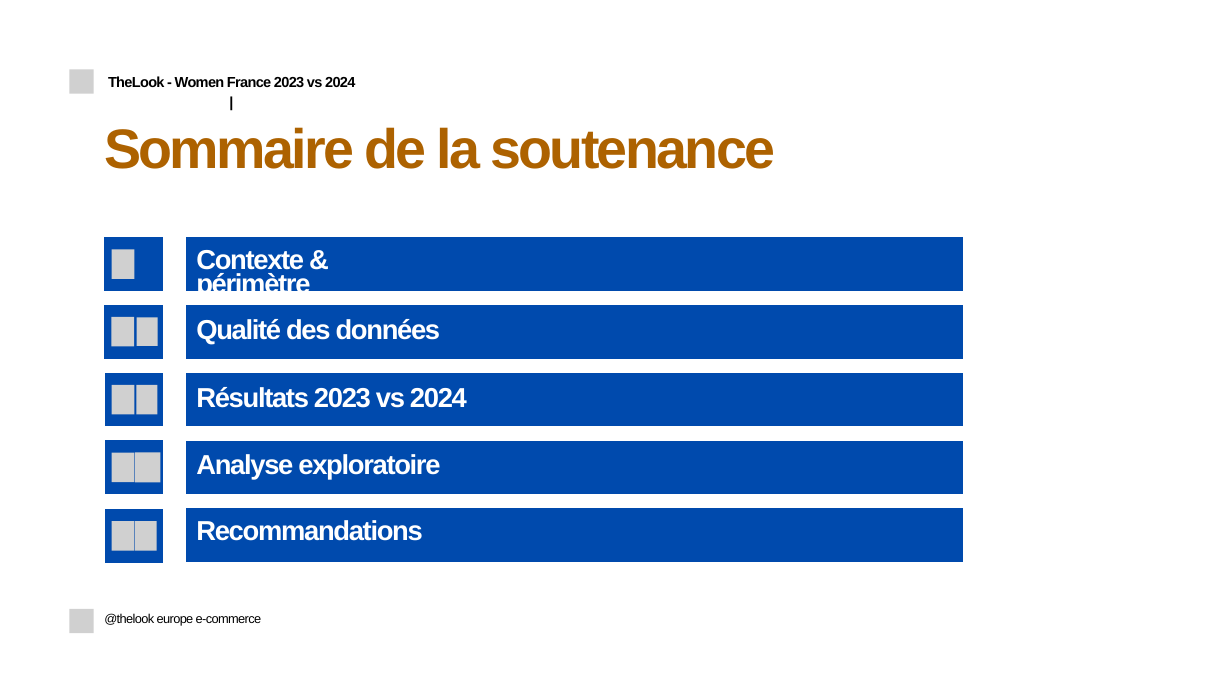
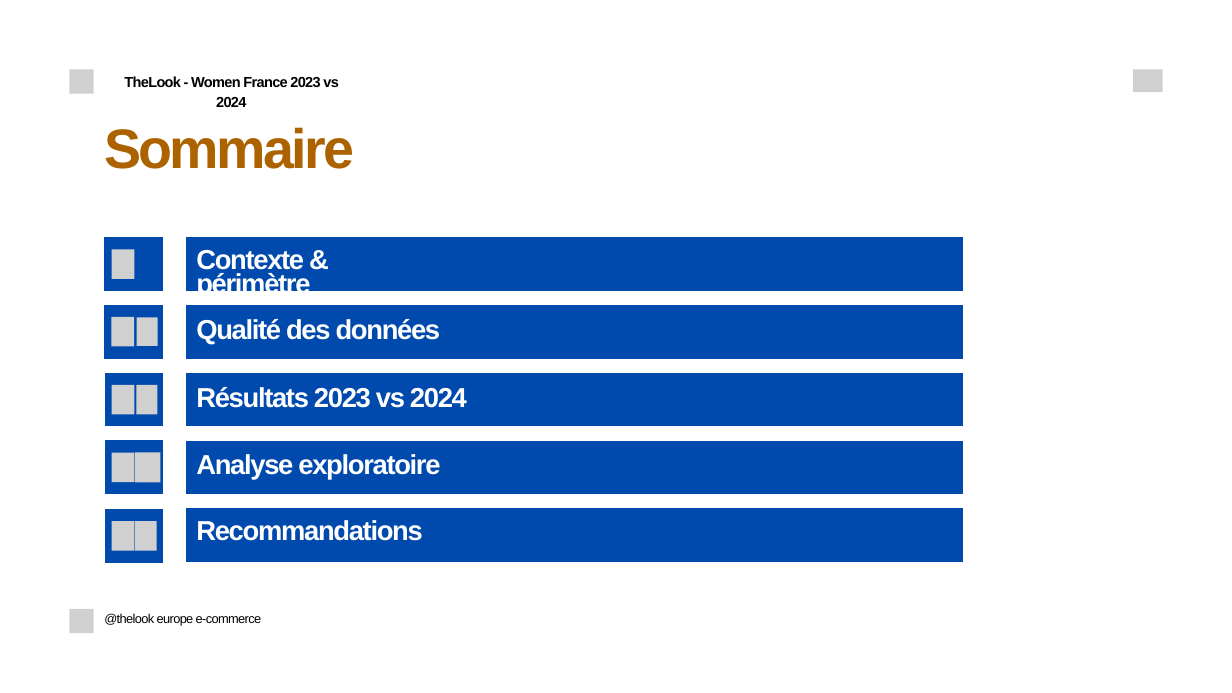
Before and after one commit to fko-data-sport/thelook-da-projet, a slide deck: slide 2 of slides/Soutenance_20min.pptx. Drawn at 1232x693 pixels with LibreOffice and Linux fonts; fonts in the diff are those of the drawing; grey boxes stand for pictures; background and template pictures are left out. Boxes give left, top, right and bottom in pixels: in the first picture for what was removed or moved away, otherwise in the second. Text is boxed around its words. In the diff, an @@ line names an element or a change of style, - is before the commit and + after.

```diff
--- a/slides/Soutenance_20min.pptx
+++ b/slides/Soutenance_20min.pptx
@@ text at [124, 76, 338, 107]: text changed @@
-TheLook - Women France 2023 vs 2024 |
+TheLook - Women France 2023 vs 2024
@@ picture added at [1133, 69, 1163, 92] @@
@@ text at [104, 127, 354, 169]: text changed @@
-Sommaire de la soutenance
+Sommaire
```
Also in this commit, not shown: 11 other slides changed.
